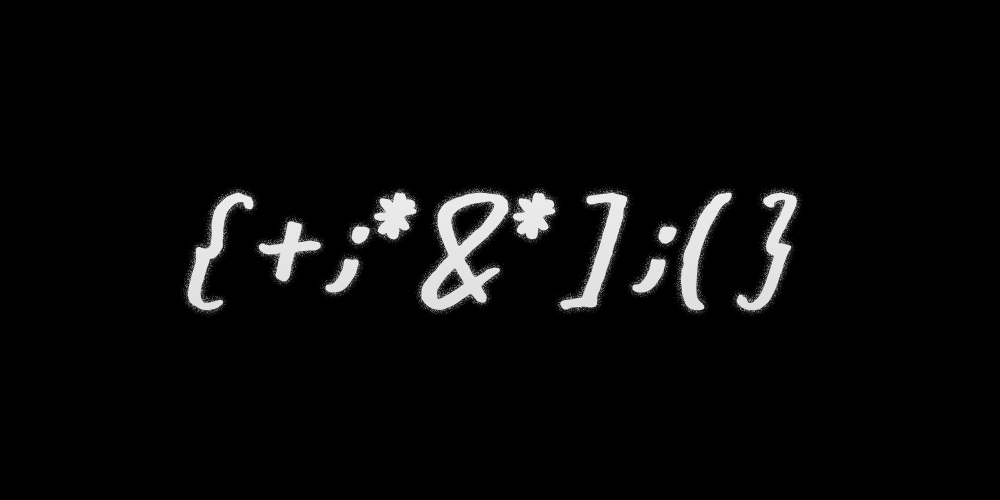
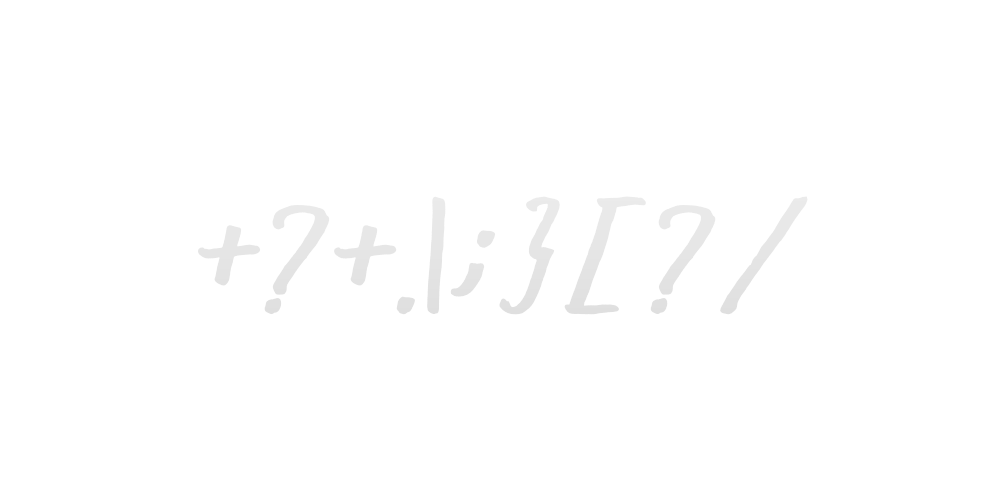
Layer changes from the first 1000 × 500 image to the second:
hid "Background", painted on it over [0, 0, 1000, 500]
